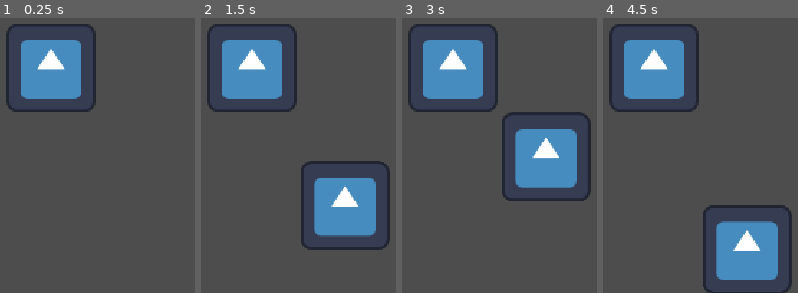
Above: before the commit, frames 1-4 (left to right).
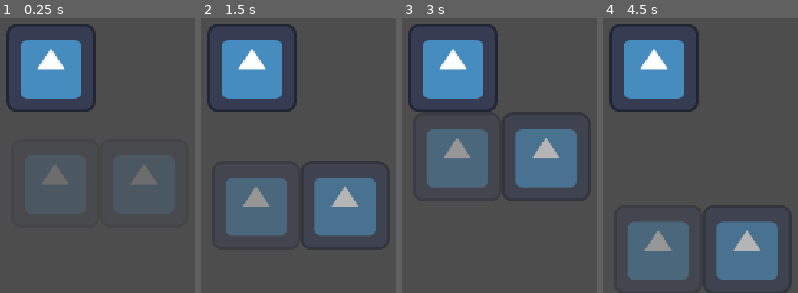
Above: after the commit, the same moments.

Repository: LoganG619/Wolfjam
Game: Godot game, scene res://Scenes/main.tscn
The game is run twice, just before and just after one commit, with the same random seed, the same clock (stepped at 60 frames per second) and the same inputs. The project has no main scene, so this scene is started directly. The engine's default icon, where the game draws it, is replaced by a stand-in: a white triangle on a blue panel in a dark square.
Inputs:
- Up to frame 1 (0.25 s): no input
- Up to frame 2 (1.5 s): hold D (MoveRight) from 0.53 s (still down); tap 1 (SwapToBlack) at 0.6 s; tap Space (Jump) at 0.77 s; tap 2 (SwapToWhite) at 1.35 s
- Up to frame 3 (3 s): tap Space (Jump) at 1.52 s; release D (MoveRight) at 2.03 s; hold A (MoveLeft) 2.03-2.78 s; tap 1 (SwapToBlack) at 2.1 s; tap Enter at 2.75 s; hold D (MoveRight) from 2.78 s (still down); tap 2 (SwapToWhite) at 2.85 s
- Up to frame 4 (4.5 s): tap Space (Jump) at 3.02, 3.77, 4.25 s; tap 1 (SwapToBlack) at 3.6 s; release D (MoveRight) at 4.28 s; hold A (MoveLeft) from 4.28 s (still down); tap 2 (SwapToWhite) at 4.35 s

The runs differ from the first frame. In frame 1, 1.1% of the frame differs, in the area x 21-81%, y 53-61%; in frame 2, 13%; in frame 3, 13%, in the area x 12-90%, y 40-62%; in frame 4, 13%.

Commit message:
Platforms fade out

Diff:
--- a/Objects/platform.gd
+++ b/Objects/platform.gd
@@ -3,12 +3,16 @@
 
 # Called when the node enters the scene tree for the first time.
 func _ready() -> void:
-	pass # Replace with function body.
+	self.self_modulate.a = 0.0
 
 
 # Called every frame. 'delta' is the elapsed time since the previous frame.
 func _process(delta: float) -> void:
 	if Globals.curColor == color:
-		visible = true
+		var tween = get_tree().create_tween()
+		tween.tween_property(self, "modulate:a", 1.0, .3)
+		tween.play()
 	else:
-		visible = false
+		var tween = get_tree().create_tween()
+		tween.tween_property(self, "modulate:a", 0.0, .3)
+		tween.play()
